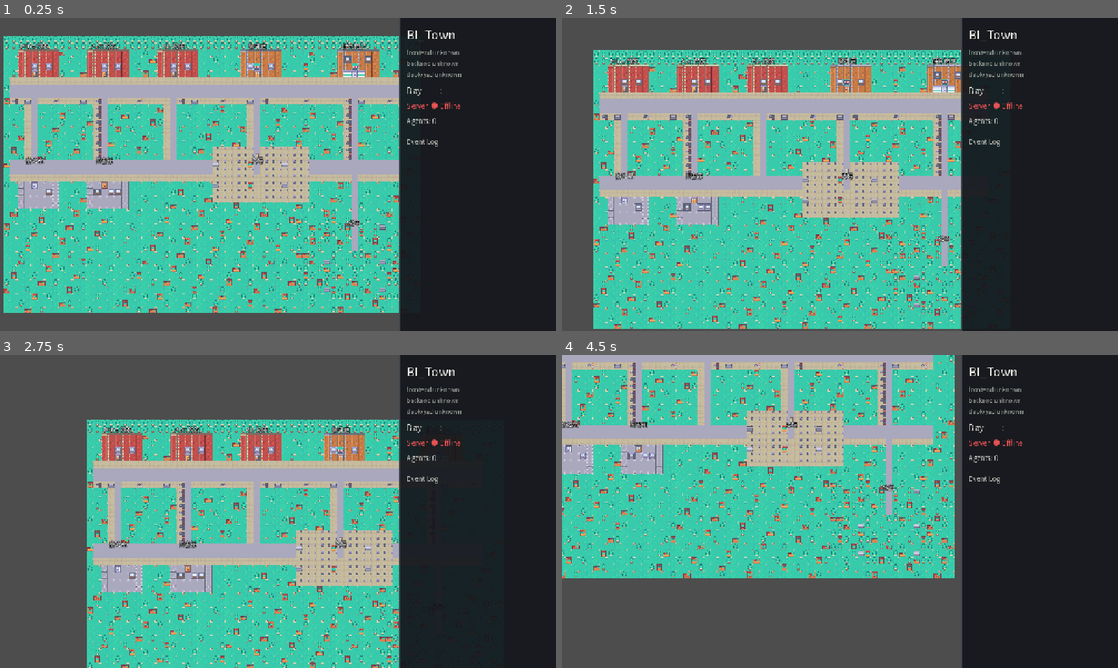
Above: before the commit, frames 1-4 (two rows, left to right).
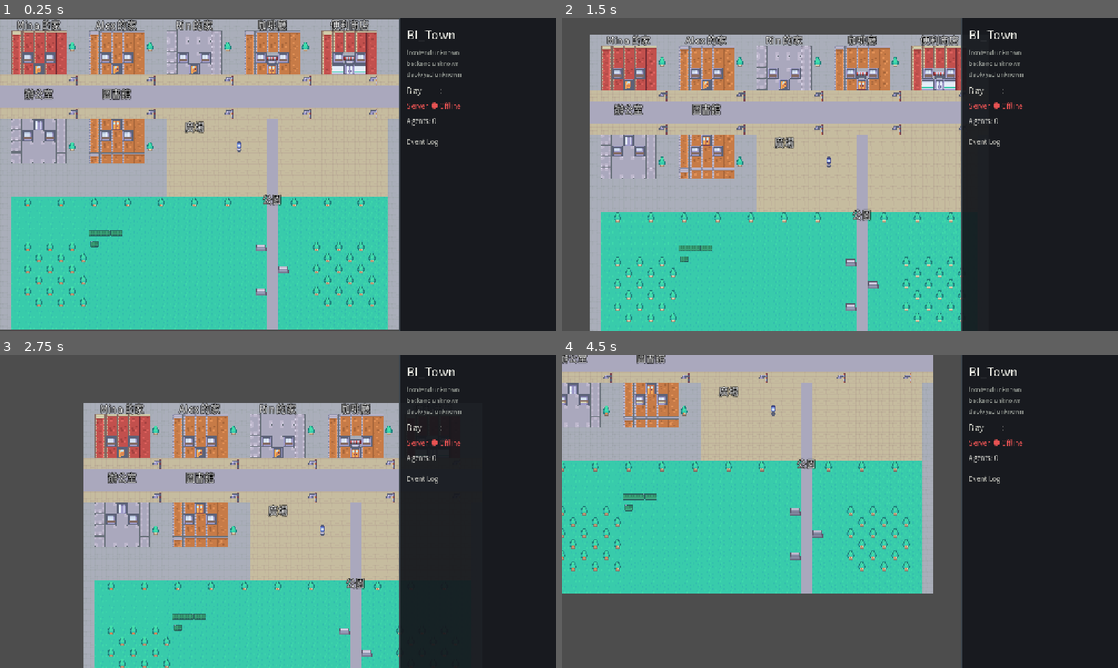
Above: after the commit, the same moments.

Repository: NYCU-Police/BI_Town
Game: Godot game, scene res://scenes/main.tscn
Two runs of this game, one before a commit and one after it. Both use one fixed random seed, a clock stepped at 60 frames per second and the inputs below.
Inputs (mouse positions are in pixels of both pictures, inside the frame that each line leads up to):
- Up to frame 1 (0.25 s): no input
- Up to frame 2 (1.5 s): tap Enter at 0.5 s; drag from (1040, 237) to (895, 105) at 0.52 s; tap Space at 1.25 s; drag from (728, 190) to (812, 237) at 1.27 s
- Up to frame 3 (2.75 s): tap Enter at 2 s; move the mouse to (333, 442) at 2.02 s; click (333, 442) at 2.17 s
- Up to frame 4 (4.5 s): tap Space at 2.75, 4.25 s; drag from (812, 574) to (673, 464) at 2.77 s; tap Enter at 3.5 s; move the mouse to (1006, 558) at 3.52 s; click (1006, 558) at 3.67 s; drag from (673, 464) to (756, 433) at 4.27 s

The runs differ from the first frame. In frame 1, 42% of the frame differs, in the area x 0-72%, y 0-100%; in frame 2, 35%; in frame 3, 28%; in frame 4, 29%.

Commit message:
fix: rebuild the town so the park, roads, and houses read clearly
The whole map was mint grass with props scattered at random, and the south half had no places. Pavement is the town ground, grass stays in the park, and the opening camera fits the map beside the panel.

Co-authored-by: Cursor <cursoragent@cursor.com>

Diff:
--- a/game/scripts/camera.gd
+++ b/game/scripts/camera.gd
@@ -1,9 +1,9 @@
 extends Camera2D
 
-## Integer zoom keeps Kenney pixels on the nearest filter. Drag pans.
-## The opening frame shows the whole 60×40 map beside the event panel.
+## Wheel zoom stays on whole pixels. The opening frame scales the map so it
+## fills the area beside the event panel.
 
-const MAP := Vector2(960, 640)
+const MAP := Vector2(576, 448)
 const HUD_WIDTH := 360.0
 const MIN_ZOOM := 1
 const MAX_ZOOM := 4
@@ -65,11 +65,17 @@
 
 func _fit_whole_map() -> void:
 	var view := get_viewport_rect().size
-	var spare_x := (view.x - HUD_WIDTH) - MAP.x
-	var left := spare_x / 2.0 if spare_x > 0.0 else 8.0
-	var spare_y := view.y - MAP.y
-	var top := spare_y / 2.0 if spare_y > 0.0 else 8.0
-	position = Vector2(view.x / 2.0 - left, view.y / 2.0 - top)
+	var visible_w := view.x - HUD_WIDTH
+	var fit := minf(visible_w / MAP.x, view.y / MAP.y)
+	zoom = Vector2(fit, fit)
+	_zoom_level = clampi(int(round(fit)), MIN_ZOOM, MAX_ZOOM)
+	var shown := MAP * fit
+	var left := (visible_w - shown.x) / 2.0
+	var top := (view.y - shown.y) / 2.0
+	position = Vector2(
+		(view.x / 2.0 - left) / fit,
+		(view.y / 2.0 - top) / fit,
+	)
 
 
 func _zoom_at(screen_at: Vector2, next_level: int) -> void:
--- a/game/scripts/town_map.gd
+++ b/game/scripts/town_map.gd
@@ -2,29 +2,30 @@
 
 ## Visual only. Place ids and coordinates live in world.gd and must match
 ## backend/app/simulation/poi.py. Tiles are Kenney RPG Urban Pack, 16×16
-## with 1px spacing.
+## with 1px spacing. The pack has a rendered sample, not a tile map, so this
+## layout follows that sample: pavement for the town, grass only in the park.
 
 const TILE := 16
-const MAP_W := 60
-const MAP_H := 40
+const MAP_W := 36
+const MAP_H := 28
 
 const GRASS := Vector2i(1, 1)
-const GRASS_B := Vector2i(5, 1)
+const PAVEMENT := Vector2i(9, 4)
 const ROAD := Vector2i(9, 1)
 const WALK := Vector2i(1, 4)
-const PLAZA := Vector2i(5, 4)
 const TREE := Vector2i(21, 10)
 const BENCH := Vector2i(1, 10)
 const LAMP := Vector2i(0, 6)
-const FLOWER_A := Vector2i(6, 10)
-const FLOWER_B := Vector2i(7, 10)
+const HEDGE := Vector2i(5, 12)
+const HEDGE_END := Vector2i(6, 12)
+const PLANTER := Vector2i(7, 12)
 const WINDOW := Vector2i(11, 10)
 const DOOR_HOME := Vector2i(13, 11)
 const DOOR_CAFE := Vector2i(14, 10)
 const DOOR_GLASS := Vector2i(15, 10)
 const AWNING := Vector2i(6, 8)
 const GLASS := Vector2i(9, 14)
-const SIGN := Vector2i(11, 12)
+const SIGN := Vector2i(6, 6)
 
 var _source_id := 0
 var _objects: TileMapLayer
@@ -48,8 +49,8 @@
 	atlas.texture_region_size = Vector2i(TILE, TILE)
 	atlas.separation = Vector2i(1, 1)
 	var used: Array[Vector2i] = [
-		GRASS, GRASS_B, ROAD, WALK, PLAZA, TREE, BENCH, LAMP,
-		FLOWER_A, FLOWER_B, WINDOW, DOOR_HOME, DOOR_CAFE, DOOR_GLASS,
+		GRASS, PAVEMENT, ROAD, WALK, TREE, BENCH, LAMP,
+		HEDGE, HEDGE_END, PLANTER, WINDOW, DOOR_HOME, DOOR_CAFE, DOOR_GLASS,
 		AWNING, GLASS, SIGN,
 		Vector2i(16, 0), Vector2i(17, 0), Vector2i(20, 0),
 		Vector2i(16, 2), Vector2i(17, 2), Vector2i(20, 2),
@@ -57,7 +58,6 @@
 		Vector2i(16, 6), Vector2i(17, 6), Vector2i(20, 6),
 		Vector2i(12, 0), Vector2i(13, 0), Vector2i(15, 0),
 		Vector2i(12, 1), Vector2i(13, 1), Vector2i(15, 1),
-		Vector2i(8, 13), Vector2i(8, 15),
 	]
 	for coord in used:
 		atlas.create_tile(coord)
@@ -74,8 +74,9 @@
 	_blocked.clear()
 	_paint_base()
 	_paint_roads()
+	_paint_park()
+	_paint_plaza()
 	_paint_buildings()
-	_paint_plaza_and_park()
 	_paint_props()
 	for cell in _ground:
 		set_cell(cell, _source_id, _ground[cell])
@@ -84,8 +85,7 @@
 func _paint_base() -> void:
 	for y in MAP_H:
 		for x in MAP_W:
-			var cell := Vector2i(x, y)
-			_ground[cell] = GRASS_B if (x + y) % 2 == 0 else GRASS
+			_ground[Vector2i(x, y)] = PAVEMENT
 
 
 func _fill_rect(origin: Vector2i, size: Vector2i, tile: Vector2i) -> void:
@@ -95,24 +95,32 @@
 
 
 func _paint_roads() -> void:
-	# North street under the homes, south street in front of the lower doors,
-	# and verticals on each door column so the network reaches every place.
-	_fill_rect(Vector2i(1, 6), Vector2i(56, 1), WALK)
-	_fill_rect(Vector2i(1, 7), Vector2i(56, 2), ROAD)
-	_fill_rect(Vector2i(1, 9), Vector2i(56, 1), WALK)
-	_fill_rect(Vector2i(1, 18), Vector2i(56, 2), ROAD)
-	_fill_rect(Vector2i(1, 20), Vector2i(56, 1), WALK)
-	for column in [4, 14, 24, 36, 50]:
-		for y in range(7, 20):
+	_fill_rect(Vector2i(0, 5), Vector2i(MAP_W, 1), WALK)
+	_fill_rect(Vector2i(0, 6), Vector2i(MAP_W, 2), ROAD)
+	_fill_rect(Vector2i(0, 8), Vector2i(MAP_W, 1), WALK)
+	# Door columns stay on the street so a straight walk does not enter a house.
+	for column in [3, 10, 17, 24, 31]:
+		for y in [6, 7]:
 			_ground[Vector2i(column, y)] = ROAD
-			if column > 0:
-				var left := Vector2i(column - 1, y)
-				if _ground.get(left) != ROAD:
-					_ground[left] = WALK
-		# Park path continues south from the store column.
-		if column == 50:
-			for y in range(20, 31):
-				_ground[Vector2i(column, y)] = ROAD
+	# Grey footpath from the street, through the plaza, into the park.
+	for y in range(9, MAP_H):
+		_ground[Vector2i(24, y)] = ROAD
+
+
+func _paint_park() -> void:
+	for y in range(16, MAP_H):
+		for x in range(1, MAP_W - 1):
+			if x == 24:
+				continue
+			_ground[Vector2i(x, y)] = GRASS
+
+
+func _paint_plaza() -> void:
+	for y in range(9, 16):
+		for x in range(15, 35):
+			if x == 24:
+				continue
+			_ground[Vector2i(x, y)] = WALK
 
 
 func _row(left: Vector2i, mid: Vector2i, right: Vector2i, width: int) -> Array:
@@ -128,49 +136,55 @@
 
 
 func _paint_buildings() -> void:
-	var red_roof := _row(Vector2i(16, 0), Vector2i(17, 0), Vector2i(20, 0), 6)
-	var red_wall := _row(Vector2i(16, 2), Vector2i(17, 2), Vector2i(20, 2), 6)
-	var red_windows := red_wall.duplicate()
-	red_windows[2] = WINDOW
-	red_windows[4] = WINDOW
-	var red_door := red_wall.duplicate()
-	red_door[2] = DOOR_HOME
-	var orange_roof := _row(Vector2i(16, 4), Vector2i(17, 4), Vector2i(20, 4), 6)
-	var orange_wall := _row(Vector2i(16, 6), Vector2i(17, 6), Vector2i(20, 6), 6)
-	var orange_windows := orange_wall.duplicate()
-	orange_windows[1] = WINDOW
-	orange_windows[4] = WINDOW
-	var cafe_door := orange_wall.duplicate()
-	cafe_door[2] = DOOR_CAFE
-	var store_door := orange_wall.duplicate()
-	store_door[2] = DOOR_GLASS
-	store_door[1] = GLASS
-	store_door[3] = GLASS
-	var grey_roof := _row(Vector2i(12, 0), Vector2i(13, 0), Vector2i(15, 0), 6)
-	var grey_wall := _row(Vector2i(12, 1), Vector2i(13, 1), Vector2i(15, 1), 6)
-	var office_windows := grey_wall.duplicate()
-	office_windows[4] = WINDOW
-	var office_door := grey_wall.duplicate()
-	office_door[2] = DOOR_GLASS
-	var library_windows := grey_wall.duplicate()
-	library_windows[1] = WINDOW
-	library_windows[3] = WINDOW
-	library_windows[4] = WINDOW
-	var library_door := grey_wall.duplicate()
-	library_door[2] = DOOR_CAFE
-
-	# North row: door on the south edge, resident stands on the sidewalk below.
-	_stamp(Vector2i(2, 2), [red_roof, red_wall, red_windows, red_door])
-	_stamp(Vector2i(12, 2), [red_roof, red_wall, red_windows, red_door])
-	_stamp(Vector2i(22, 2), [red_roof, red_wall, red_windows, red_door])
-	_stamp(Vector2i(34, 2), [orange_roof, orange_wall, orange_windows, cafe_door])
-	_prop(Vector2i(36, 4), AWNING)
-	_stamp(Vector2i(48, 2), [orange_roof, orange_windows, orange_wall, store_door])
-	_prop(Vector2i(50, 4), AWNING)
-	# South row: door on the north edge, so the walk down the street stops
-	# on the sidewalk and does not cross the building.
-	_stamp(Vector2i(2, 21), [office_door, office_windows, grey_wall, grey_roof])
-	_stamp(Vector2i(12, 21), [library_door, library_windows, grey_wall, grey_roof])
+	var red_roof := _row(Vector2i(16, 0), Vector2i(17, 0), Vector2i(20, 0), 5)
+	var red_wall := _row(Vector2i(16, 2), Vector2i(17, 2), Vector2i(20, 2), 5)
+	var orange_roof := _row(Vector2i(16, 4), Vector2i(17, 4), Vector2i(20, 4), 5)
+	var orange_wall := _row(Vector2i(16, 6), Vector2i(17, 6), Vector2i(20, 6), 5)
+	var grey_roof := _row(Vector2i(12, 0), Vector2i(13, 0), Vector2i(15, 0), 5)
+	var grey_wall := _row(Vector2i(12, 1), Vector2i(13, 1), Vector2i(15, 1), 5)
+
+	_house(Vector2i(1, 1), red_roof, red_wall, DOOR_HOME, false)
+	_house(Vector2i(8, 1), orange_roof, orange_wall, DOOR_HOME, false)
+	_house(Vector2i(15, 1), grey_roof, grey_wall, DOOR_HOME, false)
+	_house(Vector2i(22, 1), orange_roof, orange_wall, DOOR_CAFE, true)
+	_house(Vector2i(29, 1), red_roof, red_wall, DOOR_GLASS, true)
+	# South doors face the street, so the roof is the last row.
+	_house_south(Vector2i(1, 9), grey_roof, grey_wall, DOOR_GLASS)
+	_house_south(Vector2i(8, 9), orange_roof, orange_wall, DOOR_CAFE)
+
+
+func _house(
+	origin: Vector2i,
+	roof: Array,
+	wall: Array,
+	door: Vector2i,
+	awning: bool,
+) -> void:
+	var windows := wall.duplicate()
+	windows[1] = WINDOW
+	windows[3] = WINDOW
+	var entrance := wall.duplicate()
+	entrance[2] = door
+	if door == DOOR_GLASS:
+		entrance[1] = GLASS
+		entrance[3] = GLASS
+	_stamp(origin, [roof, wall, windows, entrance])
+	if awning:
+		_prop(origin + Vector2i(2, 2), AWNING)
+
+
+func _house_south(
+	origin: Vector2i,
+	roof: Array,
+	wall: Array,
+	door: Vector2i,
+) -> void:
+	var windows := wall.duplicate()
+	windows[1] = WINDOW
+	windows[3] = WINDOW
+	var entrance := wall.duplicate()
+	entrance[2] = door
+	_stamp(origin, [entrance, windows, wall, roof])
 
 
 func _stamp(origin: Vector2i, rows: Array) -> void:
@@ -188,45 +202,40 @@
 	_objects.set_cell(cell, _source_id, tile)
 
 
-func _paint_plaza_and_park() -> void:
-	_fill_rect(Vector2i(30, 16), Vector2i(14, 8), PLAZA)
-	# Keep the vertical road and the south sidewalk readable through the plaza.
-	for y in range(16, 24):
-		_ground[Vector2i(36, y)] = ROAD if y < 20 else WALK
-	_prop(Vector2i(36, 17), SIGN)
-	_blocked[Vector2i(36, 17)] = true
-	for y in range(26, 38):
-		for x in range(42, 59):
-			if _ground.get(Vector2i(x, y)) == ROAD:
-				continue
-			if (x + y) % 3 == 0:
-				_prop(Vector2i(x, y), TREE)
-				_blocked[Vector2i(x, y)] = true
-			elif (x * 2 + y) % 5 == 0:
-				_prop(Vector2i(x, y), FLOWER_A if x % 2 == 0 else FLOWER_B)
-				_blocked[Vector2i(x, y)] = true
-	for bench_y in [27, 32, 36]:
-		_prop(Vector2i(46, bench_y), BENCH)
-		_prop(Vector2i(54, bench_y), BENCH)
-
-
 func _paint_props() -> void:
-	for y in MAP_H:
-		for x in MAP_W:
-			var cell := Vector2i(x, y)
-			if _blocked.has(cell):
-				continue
-			var kind: Vector2i = _ground.get(cell, GRASS)
-			if kind == GRASS or kind == GRASS_B:
-				if y <= 1 or (x * 3 + y * 5) % 7 == 0:
-					_prop(cell, TREE)
-					_blocked[cell] = true
-				elif (x * 2 + y) % 9 == 0:
-					_prop(cell, FLOWER_A if (x + y) % 2 == 0 else FLOWER_B)
-					_blocked[cell] = true
-			elif kind == WALK and x % 6 == 1 and y != 6 and y != 20:
-				_prop(cell, LAMP)
-			elif kind == WALK and x % 8 == 3 and y == 9:
-				_prop(cell, BENCH)
-			elif kind == PLAZA and x % 5 == 0 and y % 3 == 0:
-				_prop(cell, BENCH if x % 2 == 0 else FLOWER_B)
+	for lamp_x in [6, 13, 20, 27, 33]:
+		_place(Vector2i(lamp_x, 5), LAMP)
+		_place(Vector2i(lamp_x, 8), LAMP)
+	for bench_x in [6, 13, 27]:
+		_place(Vector2i(bench_x, 8), BENCH)
+	for gap_x in [6, 13, 20, 27]:
+		_place(Vector2i(gap_x, 2), TREE)
+	for gap_x in [6, 13]:
+		_place(Vector2i(gap_x, 11), TREE)
+	_prop(Vector2i(21, 11), SIGN)
+	_blocked[Vector2i(21, 11)] = true
+	for y in range(20, 26):
+		for x in range(2, 8):
+			if (x + y) % 2 == 0:
+				_place(Vector2i(x, y), TREE)
+		for x in range(28, 34):
+			if (x + y) % 2 == 0:
+				_place(Vector2i(x, y), TREE)
+	for x in range(2, MAP_W - 2, 3):
+		if x == 24 or x == 23 or x == 25:
+			continue
+		_place(Vector2i(x, 16), TREE)
+	_place(Vector2i(23, 20), BENCH)
+	_place(Vector2i(25, 22), BENCH)
+	_place(Vector2i(23, 24), BENCH)
+	_place(Vector2i(8, 19), HEDGE)
+	_place(Vector2i(9, 19), HEDGE_END)
+	_place(Vector2i(8, 20), PLANTER)
+	_place(Vector2i(10, 19), HEDGE)
+
+
+func _place(cell: Vector2i, tile: Vector2i) -> void:
+	if _blocked.has(cell):
+		return
+	_prop(cell, tile)
+	_blocked[cell] = true
--- a/game/scripts/world.gd
+++ b/game/scripts/world.gd
@@ -3,15 +3,15 @@
 ## Must match backend/app/simulation/poi.py. These points are the ground
 ## in front of each door, so an idle resident stands on them as-is.
 const POIS := {
-	"mina_home": Vector2(72, 112),
-	"alex_home": Vector2(232, 112),
-	"rin_home": Vector2(392, 112),
-	"cafe": Vector2(584, 112),
-	"store": Vector2(808, 112),
-	"office": Vector2(72, 336),
-	"library": Vector2(232, 336),
-	"plaza": Vector2(584, 336),
-	"park": Vector2(808, 480),
+	"mina_home": Vector2(56, 96),
+	"alex_home": Vector2(168, 96),
+	"rin_home": Vector2(280, 96),
+	"cafe": Vector2(392, 96),
+	"store": Vector2(504, 96),
+	"office": Vector2(56, 144),
+	"library": Vector2(168, 144),
+	"plaza": Vector2(280, 192),
+	"park": Vector2(392, 320),
 }
 
 const PLACE_NAMES := {
@@ -34,10 +34,10 @@
 	"rin_home": -100.0,
 	"cafe": -100.0,
 	"store": -100.0,
-	"office": -60.0,
-	"library": -60.0,
-	"plaza": -60.0,
-	"park": -60.0,
+	"office": -48.0,
+	"library": -48.0,
+	"plaza": -48.0,
+	"park": -72.0,
 }
 
 @export var npc_scene: PackedScene
Not shown, changed: backend/app/simulation/poi.py
